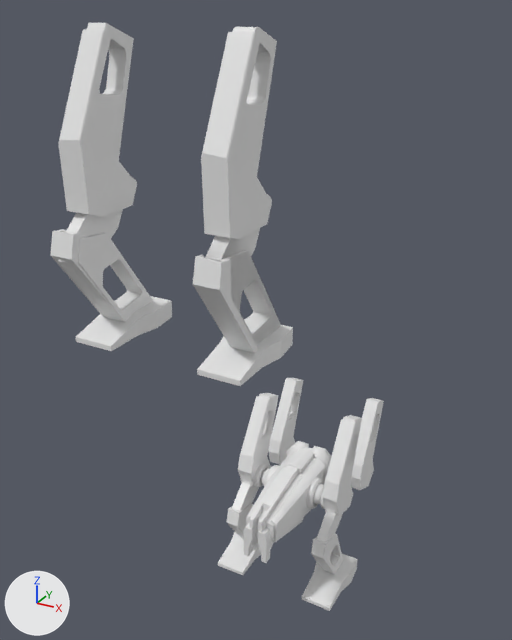
The Blender file big_project_robot/mech_blockout_03.blend, before and after one commit.
The view is the same before and after, from a 50 mm lens placed at (13.9, -28.4, 24.6), pointed at (-2.4, 1.2, 9.8). The axes (+X, +Y, +Z) are drawn at lower left. The lights are the same throughout. The older version comes first.
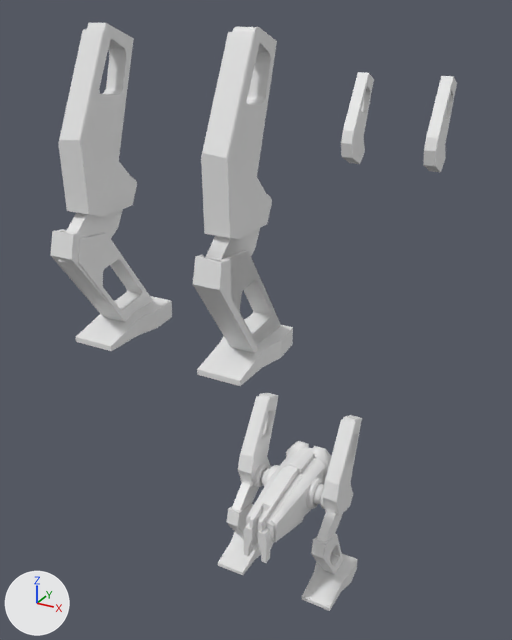
What differs and where, as boxes (x1, y1, x2, y2) in the pictures (512 x 640 px):
'Cube.031', moved: before (268, 378, 384, 490); after (341, 72, 457, 172)

What changed in the scene script:
```text
Change ob_cube_031:
    ob_cube_031.location: (2.61, 5.83, 1.14) -> (2.61, 15.12, 18.18)
```
